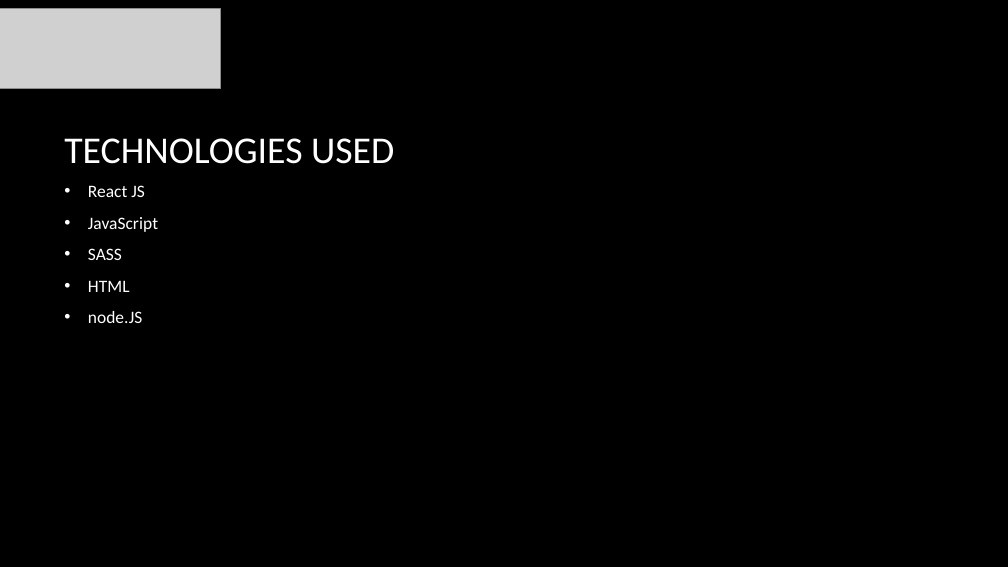
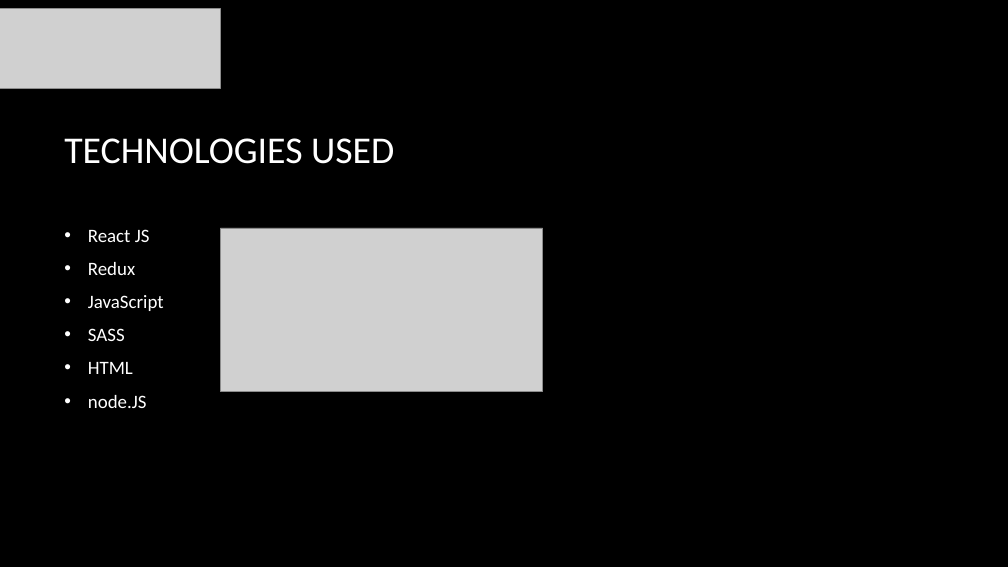
Before and after one commit to bray22/React-Redux-OMDB-Movie-Search, a slide deck: slide 4 of presentation/movietime_presentation.pptx. Drawn at 1008x567 pixels with LibreOffice and Linux fonts; fonts in the diff are those of the drawing; grey boxes stand for pictures; background and template pictures are left out. Boxes give left, top, right and bottom in pixels: in the first picture for what was removed or moved away, otherwise in the second. Text is boxed around its words. In the diff, an @@ line names an element or a change of style, - is before the commit and + after.

```diff
--- a/presentation/movietime_presentation.pptx
+++ b/presentation/movietime_presentation.pptx
@@ text at [88, 229, 164, 408]: size 16.6 to 18 pt in "React JS", "JavaScript", "SASS", "HTML" and 1 more places @@
@@ picture added at [221, 228, 543, 392] @@
@@ text at [88, 262, 135, 275]: paragraph added @@
+• Redux
```
Also in this commit, not shown: 3 slides added, 15 other files.
